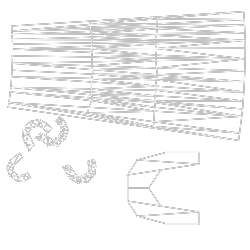
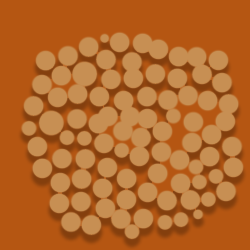
Revision of a layered 250px x 250px image; what changed, layer by layer:
added layer "Layer 13" above "Layer 12" over [21, 32, 244, 240]
added layer "Layer 12" above "Beans" over [0, 0, 250, 250]
hid "celery_UV", moved it into group "Celery" over [6, 11, 246, 225]
